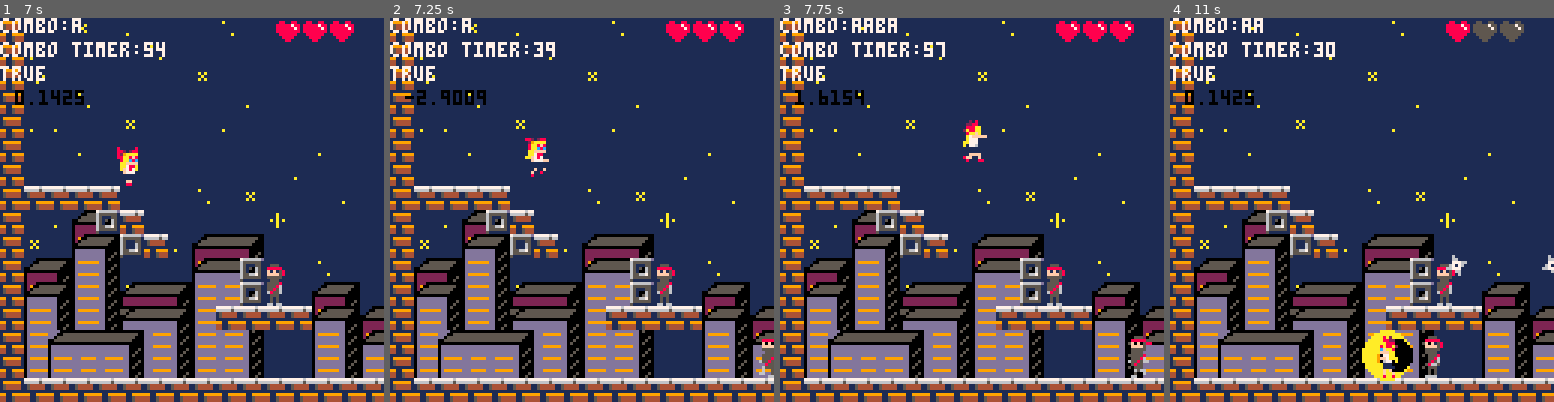
Above: before the commit, frames 1-4 (left to right).
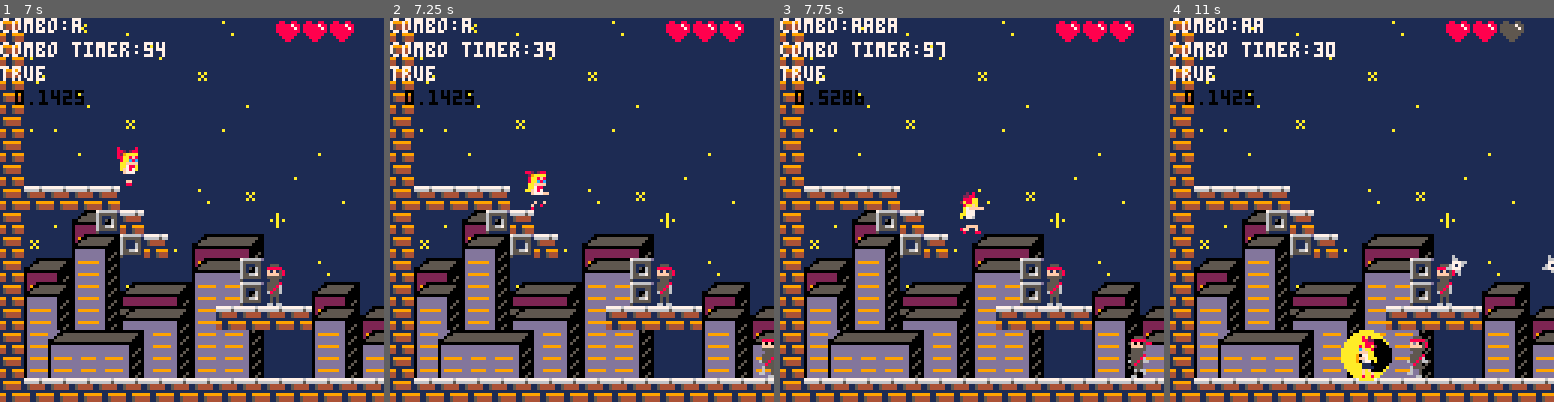
Above: after the commit, the same moments.

Repository: MarkNickerson/SailorV
Game: PICO-8 cartridge sailorv.p8
Two runs of this game, one before a commit and one after it. Both use one fixed random seed, a clock stepped at 60 frames per second and the inputs below.
Inputs:
- Up to frame 1 (7 s): tap X (X key) at 0.33, 1.07, 1.85, 2.97, 4.08, 5.2, 6.32 s; tap O (Z key) at 0.7, 1.7, 2.1, 2.5, 2.9, 3.3, 3.7, 4.1, 4.5, 4.9, 5.3, 5.7, 6.1, 6.5, 6.9 s; hold Right 1.6-2.1 s; hold Up 2.15-2.42 s; hold Right 2.47-3.03 s; hold Left 3.08-3.58 s; hold Down 3.63-3.97 s; hold Right 4.02-4.68 s; hold Up 4.73-5.03 s; hold Left 5.08-5.68 s; hold Down 5.73-6.03 s; hold Right 6.08-6.58 s; hold Right from 6.63 s (still down)
- Up to frame 2 (7.25 s): release Right at 7.13 s; hold Up from 7.18 s (still down)
- Up to frame 3 (7.75 s): tap O (Z key) at 7.3, 7.7 s; tap X (X key) at 7.43 s; release Up at 7.45 s; hold Right from 7.5 s (still down)
- Up to frame 4 (11 s): release Right at 8.07 s; tap O (Z key) every 0.4 s from 8.1 to 10.9 s; hold Left 8.12-8.62 s; tap X (X key) at 8.55, 9.67, 10.78 s; hold Down 8.67-9 s; hold Right 9.05-9.72 s; hold Up 9.77-10.07 s; hold Left 10.12-10.72 s; hold Down from 10.77 s (still down)

Frame 1 is identical in both runs. In frame 2, 0.9% of the frame differs, in the area x 3-42%, y 18-50%; in frame 3, 0.8%; in frame 4, 2.7%, in the area x 44-86%, y 0-95%.

Commit message:
no more bunny hopping

Diff:
--- a/sailorv.p8
+++ b/sailorv.p8
@@ -287,10 +287,17 @@
   --end
 
   -- player jumping
-  if (btn(2) and player.isgrounded) then
-      play_sound_effect(sound_effects.player_jump) -- play jump sound
-    player.dy-=4
-  end
+  if (btn(2)) then
+        if jumplast == false then
+        jumplast = true
+        if player.isgrounded then
+            play_sound_effect(sound_effects.player_jump) -- play jump sound
+        player.dy-=4
+        end
+        end
+else
+  jumplast = false
+      end
 
   -- x friction
   player.dx*=0.8
